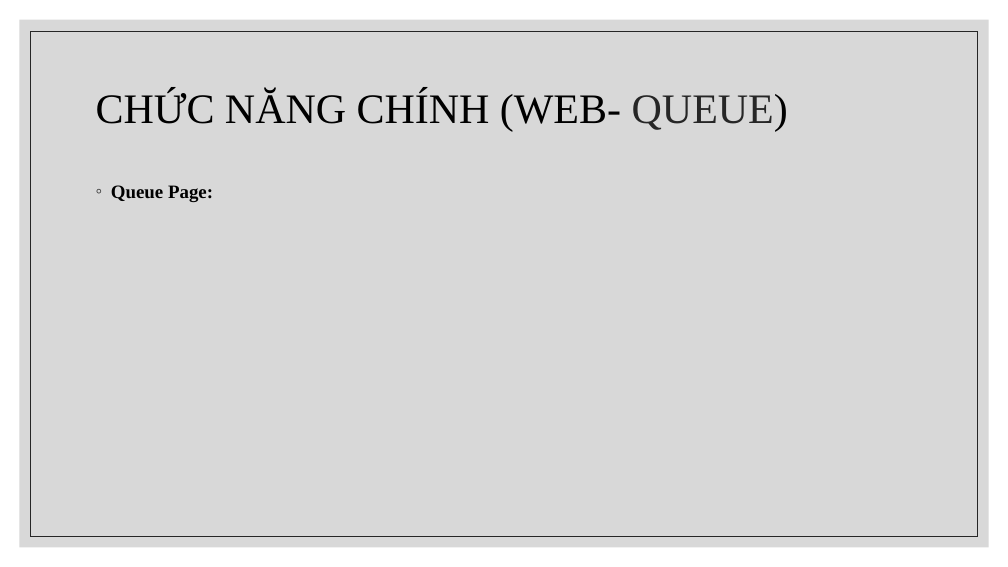
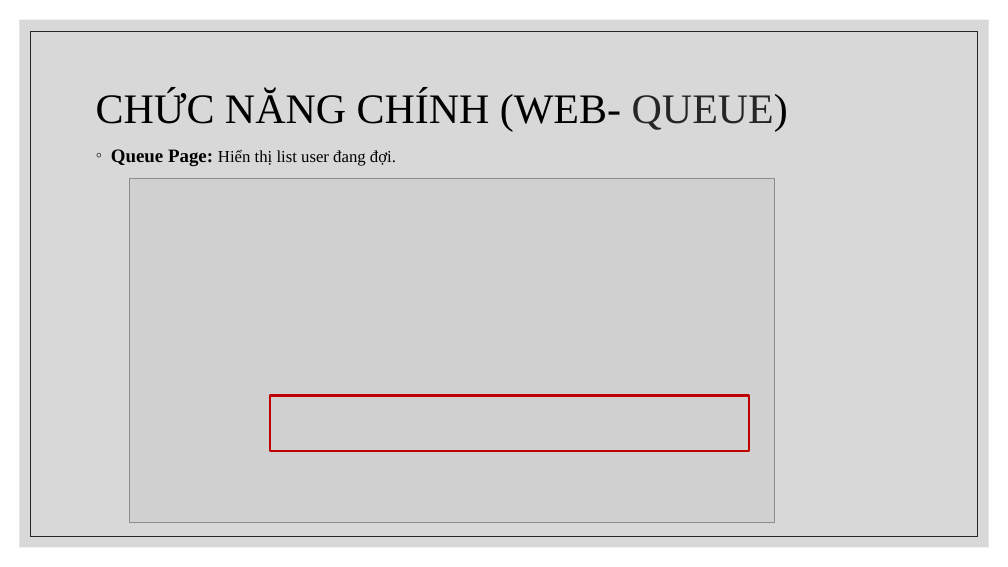
Before and after one commit to chet7h/restart_computer, a slide deck: slide 8 of Restart Computer.pptx (slide 7 before the commit). Drawn at 1008x567 pixels with LibreOffice and Linux fonts; fonts in the diff are those of the drawing; grey boxes stand for pictures. Boxes give left, top, right and bottom in pixels: in the first picture for what was removed or moved away, otherwise in the second. Text is boxed around its words. In the diff, an @@ line names an element or a change of style, - is before the commit and + after.

```diff
--- a/Restart Computer.pptx
+++ b/Restart Computer.pptx
@@ text at (x1=111, y1=149, x2=396, y2=166): text changed; size 18 to 16 pt; bold off @@
-◦ Queue Page:
+◦ Queue Page: Hiển thị list user đang đợi.
@@ picture added at (x1=129, y1=179, x2=775, y2=523) @@
@@ rectangle added at (x1=270, y1=395, x2=749, y2=451), outline #C00000 2.25 pt @@
```
Also in this commit, not shown: 1 other slide changed, 2 slides added.
